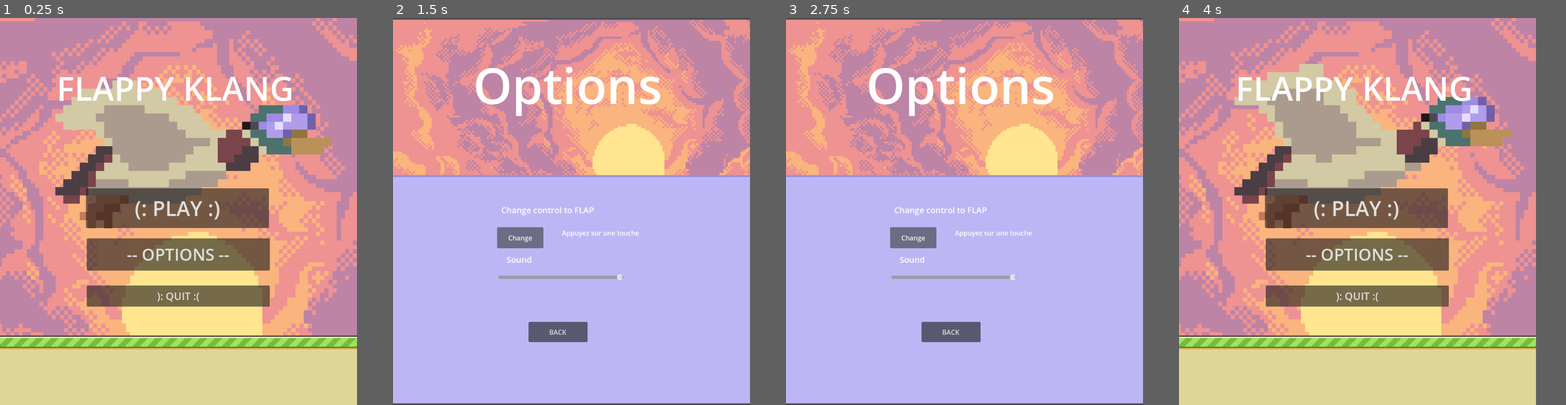
Above: before the commit, frames 1-4 (left to right).
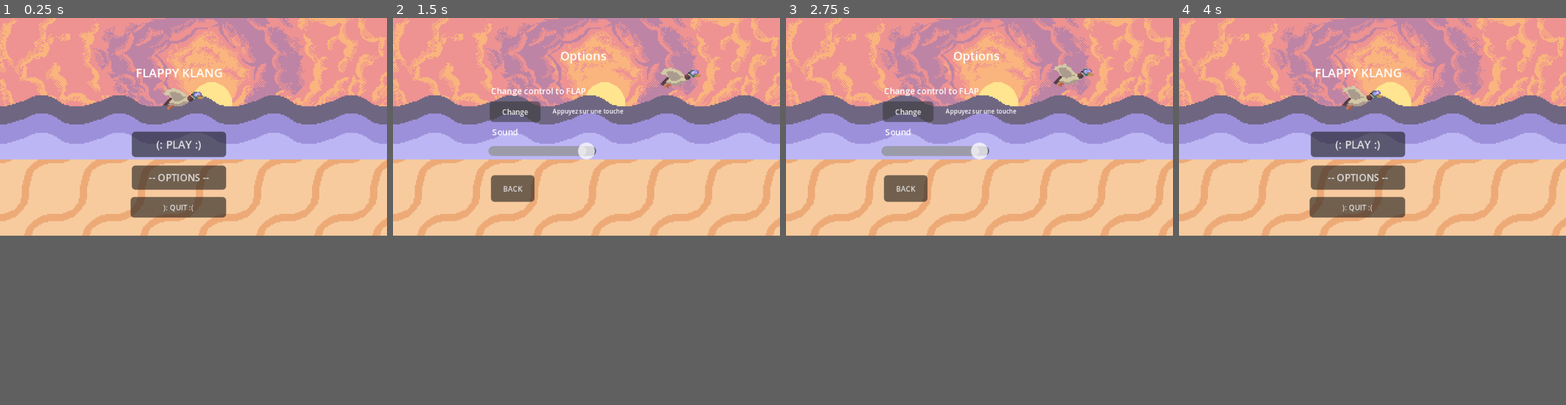
Above: after the commit, the same moments.

Repository: ThatRoucky/FLAPPY-KLANG
Game: Godot game, scene res://scenes/main_menu.tscn
Two runs of this game, one before a commit and one after it. Both use one fixed random seed, a clock stepped at 60 frames per second and the inputs below.
Inputs:
- Up to frame 1 (0.25 s): no input
- Up to frame 2 (1.5 s): click "-- OPTIONS --" at 0.5 s; click "Change" at 1.25 s
- Up to frame 3 (2.75 s): click "Change" at 2 s
- Up to frame 4 (4 s): click "Change" at 2.75 s; click "BACK" at 3.5 s
In our replay, the window is 738x800 before the commit and 800x450 after it. These sizes can differ from the game's own. Grey fills any space a smaller window leaves; there, only what the larger window draws over its background counts as a difference.

The runs differ from the first frame. In frame 1, 75% of the frame differs, in the area x 0-100%, y 0-86%; in frame 2, 49%; in frame 3, 49%; in frame 4, 75%.

Commit message:
FLAPPY KLANG v0.03
FLAPPY KLANG with a new shape !
But non functional :')
Changed some variables but still can't display good pipes
It sucks

Diff:
--- a/project.godot
+++ b/project.godot
@@ -21,8 +21,10 @@
 
 [display]
 
-window/size/viewport_width=864
-window/size/viewport_height=936
+window/size/viewport_width=320
+window/size/viewport_height=180
+window/size/mode=3
+window/stretch/mode="canvas_items"
 
 [input]
 
--- a/scenes/bird.gd
+++ b/scenes/bird.gd
@@ -1,11 +1,11 @@
 extends CharacterBody2D
 
-const GRAVITY : int = 1000
-const MAX_VEL : int = 600
-const FLAP_SPEED : int = -500
+const GRAVITY : int = 500
+const MAX_VEL : int = 300
+const FLAP_SPEED : int = -150
 var flying : bool = false
 var falling : bool = false
-const START_POS = Vector2(100, 400)
+const START_POS = Vector2(18, 56)
 
 #called when the node enters the scene for the fist time
 func _ready():
--- a/scenes/game_over.tscn
+++ b/scenes/game_over.tscn
@@ -14,26 +14,30 @@
 
 [node name="GameOver" type="CanvasLayer"]
 script = ExtResource("1_36epf")
+metadata/_edit_horizontal_guides_ = [77.0, 96.0]
+metadata/_edit_vertical_guides_ = [160.0]
 
 [node name="Restart" type="Button" parent="."]
 z_index = 1
 anchors_preset = -1
 anchor_right = 0.023000002
 anchor_bottom = 0.028
-offset_left = 342.0
-offset_top = 350.0
-offset_right = 482.128
-offset_bottom = 386.792
+offset_left = 149.0
+offset_top = 72.0
+offset_right = 289.128
+offset_bottom = 108.792
+scale = Vector2(0.15, 0.15)
 theme_override_styles/normal = SubResource("StyleBoxTexture_xeevv")
 theme_override_styles/pressed = SubResource("StyleBoxTexture_wqhvx")
 theme_override_styles/hover = SubResource("StyleBoxTexture_tbwuq")
 
 [node name="MainMenu" type="Button" parent="."]
 z_index = 1
-offset_left = 344.0
-offset_top = 449.0
-offset_right = 504.0
-offset_bottom = 512.0
+offset_left = 136.0
+offset_top = 98.0
+offset_right = 184.0
+offset_bottom = 115.0
+theme_override_font_sizes/font_size = 6
 text = "Main Menu"
 
 [connection signal="pressed" from="Restart" to="." method="_on_restart_pressed"]
--- a/scenes/ground.tscn
+++ b/scenes/ground.tscn
@@ -1,21 +1,21 @@
 [gd_scene load_steps=4 format=3 uid="uid://d2ort7tfi33lg"]
 
 [ext_resource type="Script" uid="uid://bt6wb6bhnysrq" path="res://ground.gd" id="1_mi8v4"]
-[ext_resource type="Texture2D" uid="uid://cum5khv3jtce1" path="res://assets/ground.png" id="2_lmksl"]
+[ext_resource type="Texture2D" uid="uid://bchvh0i25udsv" path="res://assets/Groung.png" id="2_mi8v4"]
 
 [sub_resource type="RectangleShape2D" id="RectangleShape2D_w5yvf"]
-size = Vector2(1727, 164.5)
+size = Vector2(960, 100)
 
 [node name="Ground" type="Area2D"]
 script = ExtResource("1_mi8v4")
 
 [node name="Sprite2D" type="Sprite2D" parent="."]
-position = Vector2(0, 852)
-texture = ExtResource("2_lmksl")
+position = Vector2(-384, 192)
+texture = ExtResource("2_mi8v4")
 offset = Vector2(864, 0)
 
 [node name="CollisionShape2D" type="CollisionShape2D" parent="."]
-position = Vector2(863.5, 853.75)
+position = Vector2(480, 188)
 shape = SubResource("RectangleShape2D_w5yvf")
 debug_color = Color(0.30524918, 0.49490958, 1, 0.41960785)
 
--- a/scenes/main.gd
+++ b/scenes/main.gd
@@ -11,12 +11,12 @@
 var scroll
 var score : int
 var high_score : int
-const SCROLL_SPEED : int = 4
+const SCROLL_SPEED : int = 1
 var screen_size : Vector2i
 var ground_height : int
 var pipes : Array
-const PIPE_DELAY : int = 100
-const PIPE_RANGE : int = 200
+const PIPE_DELAY : int = 20
+const PIPE_RANGE : int = 80
 
 # Called when the node enters the scene tree for the first time.
 func _ready():
--- a/scenes/main.tscn
+++ b/scenes/main.tscn
@@ -1,27 +1,24 @@
-[gd_scene load_steps=8 format=3 uid="uid://blj5g47uwo7m0"]
+[gd_scene load_steps=12 format=3 uid="uid://blj5g47uwo7m0"]
 
-[ext_resource type="Texture2D" uid="uid://d38ceuoo614k4" path="res://assets/bg.png" id="1_o5qli"]
 [ext_resource type="Script" uid="uid://b5ub4vbaxkiin" path="res://scenes/main.gd" id="1_sugp2"]
 [ext_resource type="PackedScene" uid="uid://cr3pl7yfk32tb" path="res://scenes/pipe.tscn" id="2_tbgi4"]
 [ext_resource type="PackedScene" uid="uid://b6xt1pam4caki" path="res://scenes/bird.tscn" id="3_jyhfs"]
 [ext_resource type="PackedScene" uid="uid://d2ort7tfi33lg" path="res://scenes/ground.tscn" id="4_jyhfs"]
 [ext_resource type="PackedScene" uid="uid://bh2ov1qga4v0o" path="res://scenes/game_over.tscn" id="6_tefeu"]
+[ext_resource type="Texture2D" uid="uid://bcbou25j341cd" path="res://assets/FIX Sunset.png" id="7_ya4ey"]
+[ext_resource type="Texture2D" uid="uid://deb512lqm5br4" path="res://assets/Sun.png" id="8_eb6dy"]
 [ext_resource type="PackedScene" uid="uid://np4msjncksa2" path="res://scenes/main_menu.tscn" id="9_85g3d"]
+[ext_resource type="Texture2D" uid="uid://ckgw1aiwauufa" path="res://assets/Dark_Wave.png" id="9_trceg"]
+[ext_resource type="Texture2D" uid="uid://oiiyhqgj6hux" path="res://assets/Mid_Wave.png" id="10_a8y0u"]
+[ext_resource type="Texture2D" uid="uid://b2mhjut2ii0k4" path="res://assets/Light_Wave.png" id="11_jkv2x"]
 
 [node name="Main" type="Node"]
 script = ExtResource("1_sugp2")
 pipe_scene = ExtResource("2_tbgi4")
 
-[node name="Sky" type="Sprite2D" parent="."]
-position = Vector2(-3890.0002, -3111)
-scale = Vector2(9.970157, 10.562778)
-texture = ExtResource("1_o5qli")
-offset = Vector2(432, 384)
-
 [node name="Bird" parent="." instance=ExtResource("3_jyhfs")]
-
-[node name="Ground" parent="." instance=ExtResource("4_jyhfs")]
 z_index = 1
+position = Vector2(1, 0)
 
 [node name="PipeTimer" type="Timer" parent="."]
 wait_time = 1.5
@@ -31,11 +28,11 @@
 anchors_preset = 5
 anchor_left = 0.5
 anchor_right = 0.5
-offset_left = -100.5
-offset_right = 100.5
-offset_bottom = 44.0
+offset_left = -11.5
+offset_right = 11.5
+offset_bottom = 8.0
 grow_horizontal = 2
-theme_override_font_sizes/font_size = 40
+theme_override_font_sizes/font_size = 5
 text = "SCORE : 0"
 horizontal_alignment = 1
 vertical_alignment = 1
@@ -47,23 +44,39 @@
 anchors_preset = 1
 anchor_left = 1.0
 anchor_right = 1.0
-offset_left = -287.0
-offset_top = 7.0
-offset_right = -19.0
-offset_bottom = 62.0
+offset_left = -31.0
+offset_bottom = 5.0
 grow_horizontal = 0
-theme_override_font_sizes/font_size = 25
+theme_override_font_sizes/font_size = 3
 text = "HIGH SCORE:"
 horizontal_alignment = 2
 
 [node name="MainMenu" parent="." instance=ExtResource("9_85g3d")]
 
-[node name="sea1" type="Sprite2D" parent="."]
+[node name="FixSunset" type="Sprite2D" parent="."]
+position = Vector2(160, 90)
+texture = ExtResource("7_ya4ey")
 
-[node name="sea2" type="Sprite2D" parent="."]
+[node name="Sun" type="Sprite2D" parent="."]
+position = Vector2(175, 64)
+texture = ExtResource("8_eb6dy")
 
-[node name="sea3" type="Sprite2D" parent="."]
+[node name="DarkWave" type="Sprite2D" parent="."]
+position = Vector2(480, 75)
+texture = ExtResource("9_trceg")
 
-[connection signal="hit" from="Ground" to="." method="_on_ground_hit"]
+[node name="MidWave" type="Sprite2D" parent="."]
+position = Vector2(480, 90)
+texture = ExtResource("10_a8y0u")
+
+[node name="LightWave" type="Sprite2D" parent="."]
+position = Vector2(480, 106)
+texture = ExtResource("11_jkv2x")
+
+[node name="Ground" parent="." instance=ExtResource("4_jyhfs")]
+z_index = 1
+position = Vector2(0, -21)
+
 [connection signal="timeout" from="PipeTimer" to="." method="_on_pipe_timer_timeout"]
 [connection signal="restart" from="GameOver" to="." method="_on_game_over_restart"]
+[connection signal="hit" from="Ground" to="." method="_on_ground_hit"]
--- a/scenes/main_menu.tscn
+++ b/scenes/main_menu.tscn
@@ -1,9 +1,13 @@
-[gd_scene load_steps=13 format=3 uid="uid://np4msjncksa2"]
+[gd_scene load_steps=17 format=3 uid="uid://np4msjncksa2"]
 
 [ext_resource type="Script" uid="uid://df47fj8wjai87" path="res://main_menu.gd" id="1_l6cm7"]
-[ext_resource type="Texture2D" uid="uid://d38ceuoo614k4" path="res://assets/bg.png" id="2_bqqt6"]
-[ext_resource type="Texture2D" uid="uid://cum5khv3jtce1" path="res://assets/ground.png" id="3_wu84c"]
+[ext_resource type="Texture2D" uid="uid://bcbou25j341cd" path="res://assets/FIX Sunset.png" id="3_tbmy8"]
+[ext_resource type="Texture2D" uid="uid://deb512lqm5br4" path="res://assets/Sun.png" id="4_jk1qb"]
 [ext_resource type="Texture2D" uid="uid://d1hbdbl0doaer" path="res://assets/Klang jump-Sheet.png" id="4_wu84c"]
+[ext_resource type="Texture2D" uid="uid://ckgw1aiwauufa" path="res://assets/Dark_Wave.png" id="5_5dd4i"]
+[ext_resource type="Texture2D" uid="uid://oiiyhqgj6hux" path="res://assets/Mid_Wave.png" id="6_lgwnu"]
+[ext_resource type="Texture2D" uid="uid://b2mhjut2ii0k4" path="res://assets/Light_Wave.png" id="7_flqon"]
+[ext_resource type="PackedScene" uid="uid://d2ort7tfi33lg" path="res://scenes/ground.tscn" id="8_rcqid"]
 
 [sub_resource type="AtlasTexture" id="AtlasTexture_8ln24"]
 atlas = ExtResource("4_wu84c")
@@ -67,65 +71,80 @@
 anchors_preset = 0
 script = ExtResource("1_l6cm7")
 
+[node name="KLANG" type="AnimatedSprite2D" parent="."]
+z_index = 1
+position = Vector2(150, 67)
+scale = Vector2(0.991, 1)
+sprite_frames = SubResource("SpriteFrames_flqon")
+animation = &"KLANG"
+frame = 6
+
+[node name="FixSunset" type="Sprite2D" parent="."]
+position = Vector2(160, 90)
+texture = ExtResource("3_tbmy8")
+
+[node name="Sun" type="Sprite2D" parent="."]
+position = Vector2(175, 64)
+texture = ExtResource("4_jk1qb")
+
+[node name="DarkWave2" type="Sprite2D" parent="."]
+position = Vector2(480, 75)
+texture = ExtResource("5_5dd4i")
+
+[node name="MidWave2" type="Sprite2D" parent="."]
+position = Vector2(480, 90)
+texture = ExtResource("6_lgwnu")
+
+[node name="LightWave2" type="Sprite2D" parent="."]
+position = Vector2(480, 106)
+texture = ExtResource("7_flqon")
+
+[node name="Ground" parent="." instance=ExtResource("8_rcqid")]
+z_index = 1
+position = Vector2(0, -21)
+
 [node name="Title" type="Label" parent="."]
 z_index = 2
 layout_mode = 0
-offset_left = 137.0
-offset_top = 114.0
-offset_right = 711.0
-offset_bottom = 235.0
-theme_override_font_sizes/font_size = 80
+offset_left = 112.0
+offset_top = 38.0
+offset_right = 184.0
+offset_bottom = 52.0
+theme_override_font_sizes/font_size = 10
 text = "FLAPPY KLANG"
 horizontal_alignment = 1
 
 [node name="Quit" type="Button" parent="."]
 z_index = 1
 layout_mode = 0
-offset_left = 210.0
-offset_top = 647.0
-offset_right = 653.0
-offset_bottom = 698.0
-theme_override_font_sizes/font_size = 25
+offset_left = 108.0
+offset_top = 148.0
+offset_right = 187.0
+offset_bottom = 165.0
+theme_override_font_sizes/font_size = 6
 text = "): QUIT :("
 
 [node name="Option" type="Button" parent="."]
 z_index = 1
 layout_mode = 0
-offset_left = 210.0
-offset_top = 533.0
-offset_right = 653.0
-offset_bottom = 611.0
-theme_override_font_sizes/font_size = 40
+offset_left = 109.0
+offset_top = 122.0
+offset_right = 187.0
+offset_bottom = 142.0
+theme_override_font_sizes/font_size = 8
 text = "-- OPTIONS --"
 
 [node name="Play" type="Button" parent="."]
 z_index = 2
 layout_mode = 0
-offset_left = 208.0
-offset_top = 412.0
-offset_right = 651.0
-offset_bottom = 508.0
-theme_override_font_sizes/font_size = 50
+offset_left = 109.0
+offset_top = 94.0
+offset_right = 187.0
+offset_bottom = 115.0
+theme_override_font_sizes/font_size = 9
 text = "(: PLAY :)"
 
-[node name="Bg" type="Sprite2D" parent="."]
-position = Vector2(315, 951.00006)
-scale = Vector2(9.990626, 10.591665)
-texture = ExtResource("2_bqqt6")
-
-[node name="Ground" type="Sprite2D" parent="."]
-position = Vector2(501, 852)
-texture = ExtResource("3_wu84c")
-
-[node name="KLANG" type="AnimatedSprite2D" parent="."]
-z_index = 1
-position = Vector2(429, 330)
-scale = Vector2(19.68, 19.866667)
-sprite_frames = SubResource("SpriteFrames_flqon")
-animation = &"KLANG"
-frame = 6
-
+[connection signal="animation_finished" from="KLANG" to="." method="_on_klang_animation_finished"]
 [connection signal="pressed" from="Quit" to="." method="_on_quit_pressed"]
 [connection signal="pressed" from="Option" to="." method="_on_option_pressed"]
 [connection signal="pressed" from="Play" to="." method="_on_play_pressed"]
-[connection signal="animation_finished" from="KLANG" to="." method="_on_klang_animation_finished"]
--- a/scenes/option_menu.tscn
+++ b/scenes/option_menu.tscn
@@ -1,12 +1,17 @@
-[gd_scene load_steps=3 format=3 uid="uid://dwm6tlu4fci4u"]
-
-[ext_resource type="Texture2D" uid="uid://d38ceuoo614k4" path="res://assets/bg.png" id="1_hecwe"]
+[gd_scene load_steps=17 format=3 uid="uid://dwm6tlu4fci4u"]
+
+[ext_resource type="Texture2D" uid="uid://bcbou25j341cd" path="res://assets/FIX Sunset.png" id="1_x6sq6"]
+[ext_resource type="Texture2D" uid="uid://deb512lqm5br4" path="res://assets/Sun.png" id="2_laan2"]
+[ext_resource type="Texture2D" uid="uid://ckgw1aiwauufa" path="res://assets/Dark_Wave.png" id="3_6uflr"]
+[ext_resource type="Texture2D" uid="uid://oiiyhqgj6hux" path="res://assets/Mid_Wave.png" id="4_e7w18"]
+[ext_resource type="Texture2D" uid="uid://b2mhjut2ii0k4" path="res://assets/Light_Wave.png" id="5_14fn0"]
+[ext_resource type="PackedScene" uid="uid://d2ort7tfi33lg" path="res://scenes/ground.tscn" id="6_u23oc"]
+[ext_resource type="Texture2D" uid="uid://d1hbdbl0doaer" path="res://assets/Klang jump-Sheet.png" id="7_laan2"]
 
 [sub_resource type="GDScript" id="GDScript_40sux"]
 script/source = "extends Control
 
-# Liste des actions à rebinder
-
+@onready var anim = $KLANG
 
 # Pour savoir quelle action attend un rebinding
 var waiting_for_input: String = \"\"
@@ -21,6 +26,8 @@
 
 func _ready():
 	$ButtonChange.connect(\"pressed\", Callable(self, \"_on_change_pressed\"))
+	anim.play(\"KLANG\")  # Nom de ton animation
+
 
 func _on_button_change_pressed() -> void:
 	waiting_for_input = \"flap\"  # Nom de l’action à rebinder
@@ -45,6 +52,63 @@
 
 			waiting_for_input = \"\"
 "
+
+[sub_resource type="AtlasTexture" id="AtlasTexture_8ln24"]
+atlas = ExtResource("7_laan2")
+region = Rect2(0, 0, 50, 30)
+
+[sub_resource type="AtlasTexture" id="AtlasTexture_rtw2f"]
+atlas = ExtResource("7_laan2")
+region = Rect2(0, 30, 50, 30)
+
+[sub_resource type="AtlasTexture" id="AtlasTexture_oa1go"]
+atlas = ExtResource("7_laan2")
+region = Rect2(0, 60, 50, 30)
+
+[sub_resource type="AtlasTexture" id="AtlasTexture_tbmy8"]
+atlas = ExtResource("7_laan2")
+region = Rect2(0, 90, 50, 30)
+
+[sub_resource type="AtlasTexture" id="AtlasTexture_jk1qb"]
+atlas = ExtResource("7_laan2")
+region = Rect2(0, 120, 50, 30)
+
+[sub_resource type="AtlasTexture" id="AtlasTexture_5dd4i"]
+atlas = ExtResource("7_laan2")
+region = Rect2(0, 150, 50, 30)
+
+[sub_resource type="AtlasTexture" id="AtlasTexture_lgwnu"]
+atlas = ExtResource("7_laan2")
+region = Rect2(0, 180, 50, 30)
+
+[sub_resource type="SpriteFrames" id="SpriteFrames_6uflr"]
+animations = [{
+"frames": [{
+"duration": 1.0,
+"texture": SubResource("AtlasTexture_8ln24")
+}, {
+"duration": 1.0,
+"texture": SubResource("AtlasTexture_rtw2f")
+}, {
+"duration": 1.0,
+"texture": SubResource("AtlasTexture_oa1go")
+}, {
+"duration": 1.0,
+"texture": SubResource("AtlasTexture_tbmy8")
+}, {
+"duration": 1.0,
+"texture": SubResource("AtlasTexture_jk1qb")
+}, {
+"duration": 1.0,
+"texture": SubResource("AtlasTexture_5dd4i")
+}, {
+"duration": 1.0,
+"texture": SubResource("AtlasTexture_lgwnu")
+}],
+"loop": true,
+"name": &"KLANG",
+"speed": 5.0
+}]
 
 [node name="OptionMenu" type="Control"]
 layout_mode = 3
@@ -56,52 +120,73 @@
 offset_bottom = -57.33603
 script = SubResource("GDScript_40sux")
 
-[node name="Sprite2D" type="Sprite2D" parent="."]
-position = Vector2(107, 190)
-scale = Vector2(5.1134605, 5.1608357)
-texture = ExtResource("1_hecwe")
+[node name="FixSunset" type="Sprite2D" parent="."]
+position = Vector2(-226, -188)
+texture = ExtResource("1_x6sq6")
+
+[node name="Sun" type="Sprite2D" parent="."]
+position = Vector2(-211, -214)
+texture = ExtResource("2_laan2")
+
+[node name="DarkWave" type="Sprite2D" parent="."]
+position = Vector2(94, -203)
+texture = ExtResource("3_6uflr")
+
+[node name="MidWave" type="Sprite2D" parent="."]
+position = Vector2(94, -188)
+texture = ExtResource("4_e7w18")
+
+[node name="LightWave" type="Sprite2D" parent="."]
+position = Vector2(94, -172)
+texture = ExtResource("5_14fn0")
+
+[node name="Ground" parent="." instance=ExtResource("6_u23oc")]
+position = Vector2(-386, -299)
 
 [node name="VolumeSlider" type="HSlider" parent="."]
-layout_mode = 0
-offset_left = -131.0
-offset_top = 332.0
-offset_right = 171.0
-offset_bottom = 367.0
+texture_filter = 1
+layout_mode = 0
+offset_left = -307.0
+offset_top = -176.0
+offset_right = -218.0
+offset_bottom = -160.0
 min_value = -30.0
 max_value = 0.0
 
 [node name="Volume" type="Label" parent="."]
 layout_mode = 0
-offset_left = -111.0
-offset_top = 292.0
-offset_right = -49.0
-offset_bottom = 320.0
-theme_override_font_sizes/font_size = 20
+offset_left = -304.0
+offset_top = -189.0
+offset_right = -278.0
+offset_bottom = -178.0
+theme_override_font_sizes/font_size = 7
 text = "Sound"
 
 [node name="OptionLabel" type="Label" parent="."]
 layout_mode = 0
-offset_left = -192.0
-offset_top = -199.0
-offset_right = 266.0
-offset_bottom = -34.0
-theme_override_font_sizes/font_size = 120
+offset_left = -248.0
+offset_top = -254.0
+offset_right = -209.0
+offset_bottom = -240.0
+theme_override_font_sizes/font_size = 10
 text = "Options"
 
 [node name="BackButt" type="Button" parent="."]
 layout_mode = 0
-offset_left = -58.0
-offset_top = 457.0
-offset_right = 85.0
-offset_bottom = 506.0
+offset_left = -305.0
+offset_top = -148.0
+offset_right = -269.0
+offset_bottom = -126.0
+theme_override_font_sizes/font_size = 6
 text = "BACK"
 
 [node name="ButtonChange" type="Button" parent="."]
 layout_mode = 0
-offset_left = -134.0
-offset_top = 228.0
-offset_right = -22.0
-offset_bottom = 279.0
+offset_left = -306.0
+offset_top = -209.0
+offset_right = -264.0
+offset_bottom = -192.0
+theme_override_font_sizes/font_size = 6
 text = "Change"
 
 [node name="LabelDisplay" type="Label" parent="."]
@@ -109,19 +194,27 @@
 anchors_preset = -1
 anchor_right = 0.5
 anchor_bottom = 0.287
-offset_left = 23.0
-offset_top = 230.0
-offset_right = 339.0
-offset_bottom = 257.52
+offset_left = -254.0
+offset_top = -205.0
+offset_right = -195.0
+offset_bottom = -197.0
+theme_override_font_sizes/font_size = 5
 
 [node name="ControlLbl" type="Label" parent="."]
 layout_mode = 0
-offset_left = -124.0
-offset_top = 172.0
-offset_right = 12.0
-offset_bottom = 209.0
-theme_override_font_sizes/font_size = 20
+offset_left = -305.0
+offset_top = -223.0
+offset_right = -226.0
+offset_bottom = -212.0
+theme_override_font_sizes/font_size = 7
 text = "Change control to FLAP"
+
+[node name="KLANG" type="AnimatedSprite2D" parent="."]
+z_index = 1
+position = Vector2(-150, -229)
+scale = Vector2(0.991, 1)
+sprite_frames = SubResource("SpriteFrames_6uflr")
+animation = &"KLANG"
 
 [connection signal="value_changed" from="VolumeSlider" to="." method="_on_volume_slider_value_changed"]
 [connection signal="pressed" from="BackButt" to="." method="_on_back_butt_pressed"]
--- a/scenes/pipe.tscn
+++ b/scenes/pipe.tscn
@@ -4,52 +4,56 @@
 [ext_resource type="Texture2D" uid="uid://den4sx3n8oo4t" path="res://assets/pipe.png" id="2_8p0di"]
 
 [sub_resource type="RectangleShape2D" id="RectangleShape2D_ejsh2"]
-size = Vector2(75.5, 33)
+size = Vector2(12.125, 5.25)
 
 [sub_resource type="RectangleShape2D" id="RectangleShape2D_4ybk5"]
-size = Vector2(69, 525)
+size = Vector2(9.5, 79)
 
 [sub_resource type="RectangleShape2D" id="RectangleShape2D_tdldm"]
-size = Vector2(77.5, 35.5)
+size = Vector2(12, 5)
 
 [sub_resource type="RectangleShape2D" id="RectangleShape2D_ss4sx"]
-size = Vector2(73, 526)
+size = Vector2(10.25, 79)
 
 [sub_resource type="RectangleShape2D" id="RectangleShape2D_arpqm"]
-size = Vector2(21, 217)
+size = Vector2(5.5, 28.5)
 
 [node name="Pipe" type="Area2D" groups=["pipes"]]
 script = ExtResource("1_arpqm")
 
 [node name="Lower" type="Sprite2D" parent="." groups=["pipes"]]
+position = Vector2(192.85, 89.00001)
+scale = Vector2(0.15, 0.15)
 texture = ExtResource("2_8p0di")
 offset = Vector2(0, 380)
 
 [node name="CollisionShape2D" type="CollisionShape2D" parent="." groups=["pipes"]]
-position = Vector2(1.25, -117.5)
+position = Vector2(192.9375, 74.37501)
 shape = SubResource("RectangleShape2D_ejsh2")
 
 [node name="CollisionShape2D2" type="CollisionShape2D" parent="." groups=["pipes"]]
-position = Vector2(1.5, -398.5)
+position = Vector2(193.25, 32.500008)
 shape = SubResource("RectangleShape2D_4ybk5")
 
 [node name="Upper" type="Sprite2D" parent="." groups=["pipes"]]
+position = Vector2(193, 92.00001)
+scale = Vector2(0.15, 0.15)
 texture = ExtResource("2_8p0di")
 offset = Vector2(0, -380)
 flip_v = true
 
 [node name="CollisionShape2D3" type="CollisionShape2D" parent="." groups=["pipes"]]
-position = Vector2(0.25, 118.25)
+position = Vector2(192.85, 106.50001)
 shape = SubResource("RectangleShape2D_tdldm")
 
 [node name="CollisionShape2D4" type="CollisionShape2D" parent="." groups=["pipes"]]
-position = Vector2(-0.5, 399)
+position = Vector2(192.85, 148)
 shape = SubResource("RectangleShape2D_ss4sx")
 
 [node name="ScoreArea" type="Area2D" parent="." groups=["pipes"]]
 
 [node name="CollisionShape2D" type="CollisionShape2D" parent="ScoreArea" groups=["pipes"]]
-position = Vector2(61, -2)
+position = Vector2(204, 91.00001)
 shape = SubResource("RectangleShape2D_arpqm")
 
 [connection signal="body_entered" from="." to="." method="_on_body_entered"]
Not shown, changed: assets/Dark_Wave.png.import
Not shown, changed: assets/FIX Sunset.png.import
Not shown, changed: assets/Groung.png.import
Binary file removed: assets/Klang_jump-Sheet.png
Not shown, removed: assets/Klang_jump-Sheet.png.import
Binary file removed: assets/Klang_jump_0.png
Binary file removed: assets/Klang_jump_1.png
Binary file removed: assets/Klang_jump_2.png
Not shown, removed: assets/Klang_jump_2.png.import
Binary file removed: assets/Klang_jump_3.png
Binary file removed: assets/Klang_jump_4.png
Not shown, removed: assets/Klang_jump_4.png.import
(and 12 more such lines)
